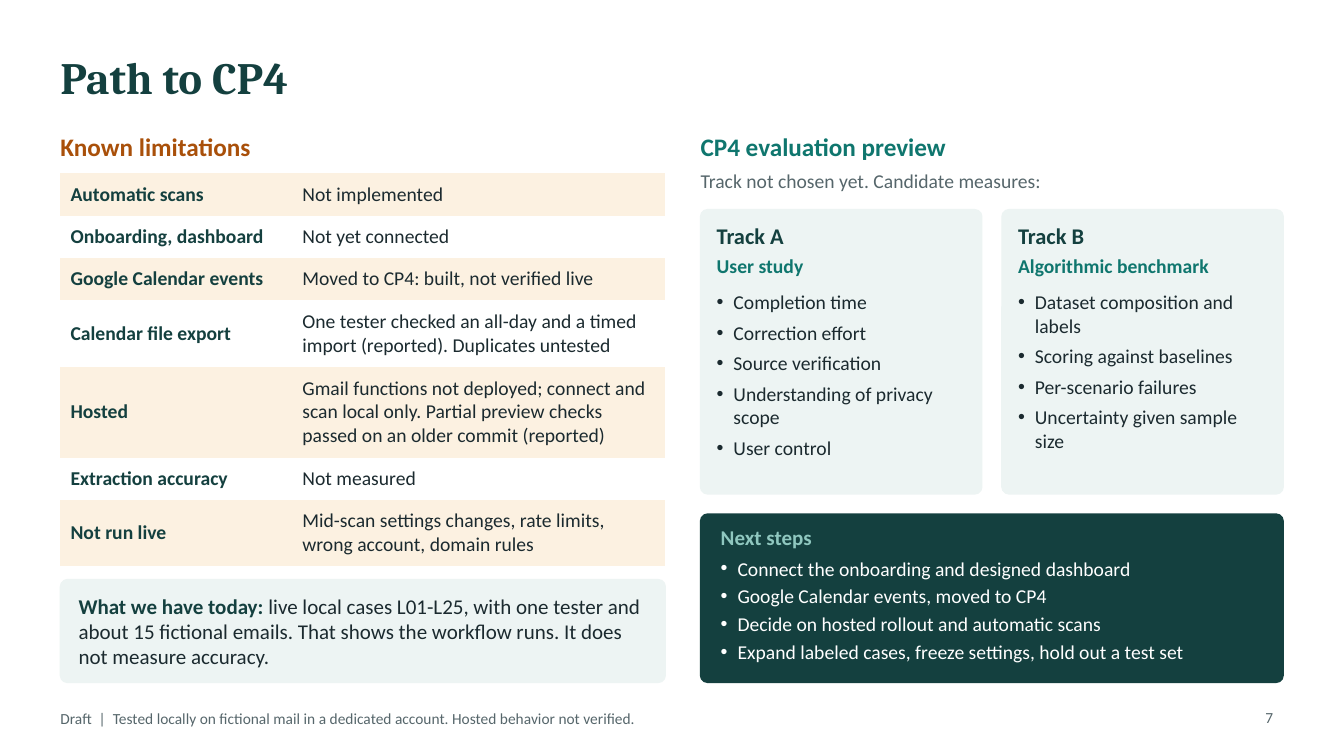
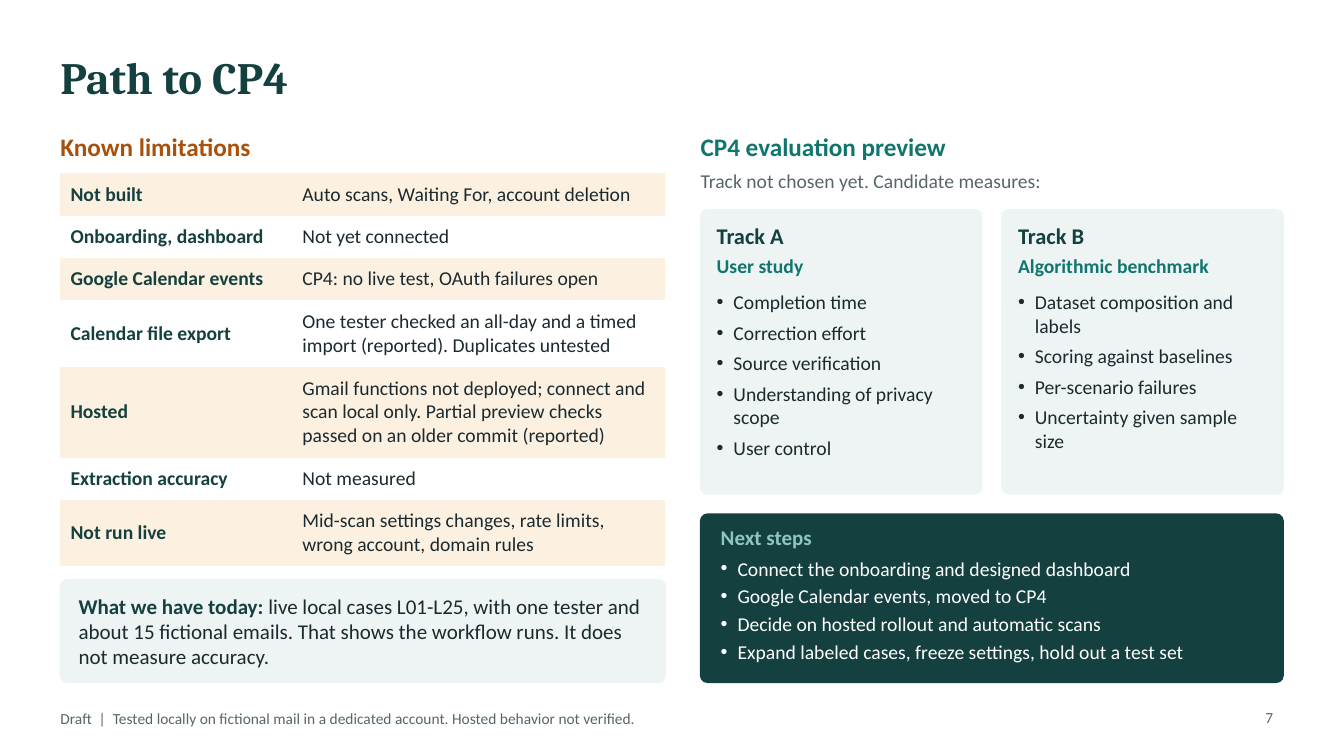
Before and after one commit to saniashah012/InboxToTask, a slide deck: slide 7 of Checkpoint 3/docs/InboxToTask-CP3-presentation-draft.pptx. Drawn at 1344x756 pixels with LibreOffice and Linux fonts; fonts in the diff are those of the drawing. Boxes give left, top, right and bottom in pixels: in the first picture for what was removed or moved away, otherwise in the second. Text is boxed around its words. In the diff, an @@ line names an element or a change of style, - is before the commit and + after.

```diff
--- a/Checkpoint 3/docs/InboxToTask-CP3-presentation-draft.pptx
+++ b/Checkpoint 3/docs/InboxToTask-CP3-presentation-draft.pptx
@@ table at (60,173,665,559) @@
-row 1, column 1: Automatic scans
+row 1, column 1: Not built
-row 1, column 2: Not implemented
+row 1, column 2: Auto scans, Waiting For, account deletion
-row 3, column 2: Moved to CP4: built, not verified live
+row 3, column 2: CP4: no live test, OAuth failures open
```
Also in this commit, not shown: 1 other slide changed, 11 other files.
